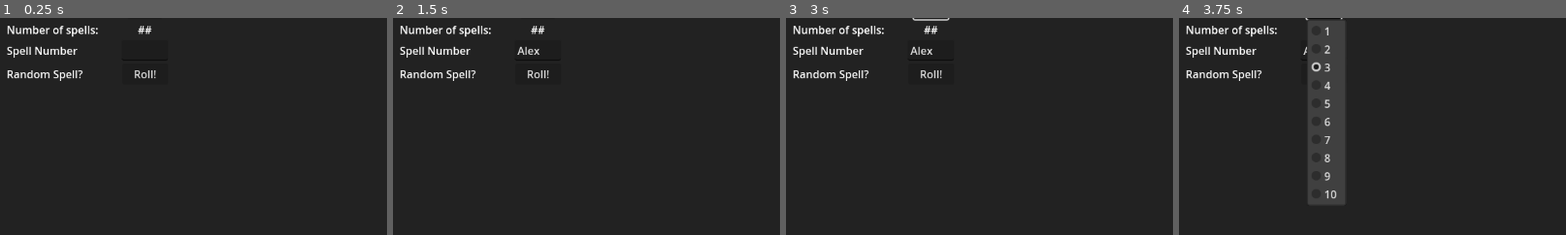
Above: before the commit, frames 1-4 (left to right).
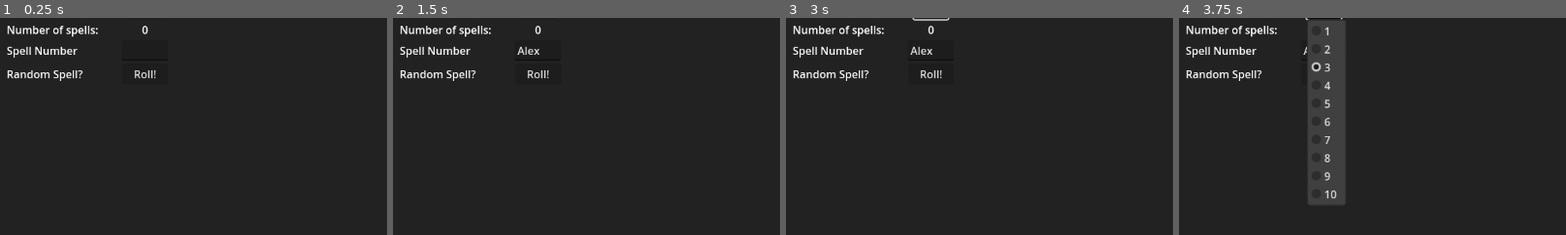
Above: after the commit, the same moments.

Repository: fantaandcode/pf2e-tools
Game: Godot game, scene res://scenes/main.tscn
The game is run twice, just before and just after one commit, with the same random seed, the same clock (stepped at 60 frames per second) and the same inputs.
Inputs (mouse positions are % of the whole screen's width and height, from its top left):
- Up to frame 1 (0.25 s): no input
- Up to frame 2 (1.5 s): click (19, 23) at 0.52 s; type "Alex" at 0.6 s; click (19, 8) at 1.25 s
- Up to frame 3 (3 s): click "1" at 2 s; click "Roll!" at 2.75 s
- Up to frame 4 (3.75 s): click "3" at 3.5 s
The pictures show only the part of the screen within x 0-50%, y 15-65%; the shares and areas given below are measured in that part.

The runs differ from the first frame. In frame 1, 0.1% of the frame differs, in the area x 35-40%, y 3-8%; in frame 2, 0.1%; in frame 3, 0.1%; in frame 4, nothing differs.

Commit message:
Add initial random spell roller

Diff:
--- a/scenes/indiv_tools/random_spell_roller.gd
+++ b/scenes/indiv_tools/random_spell_roller.gd
@@ -1 +1,20 @@
 extends PanelContainer
+
+@onready var include_cantrip := false
+@onready var spell_level := 1	# goes from 1-10
+@onready var spell_count := 0
+@onready var spell_number := 0	# starts at 0, uses spell number index
+
+@onready var cantrip_count := {}
+
+func _ready() -> void:
+	include_cantrip = %IncludeCantripsCheckButton.button_pressed
+	spell_level = %SpellLevelOptionButton.selected
+
+	update_spell_count()
+
+func update_spell_count() -> void:
+	%SpellCountNumberLabel.set_text(str(spell_count))
+
+func _on_include_cantrips_check_button_toggled(toggled_on: bool) -> void:
+	include_cantrip = toggled_on
--- a/scenes/indiv_tools/random_spell_roller.tscn
+++ b/scenes/indiv_tools/random_spell_roller.tscn
@@ -94,3 +94,5 @@
 unique_name_in_owner = true
 layout_mode = 2
 text = "Roll!"
+
+[connection signal="toggled" from="PanelMargin/HBoxContainer/SpellOptionsVBox/IncludeCantripsCheckButton" to="." method="_on_include_cantrips_check_button_toggled"]
Not shown, added: resources/spell_template.gd.uid
